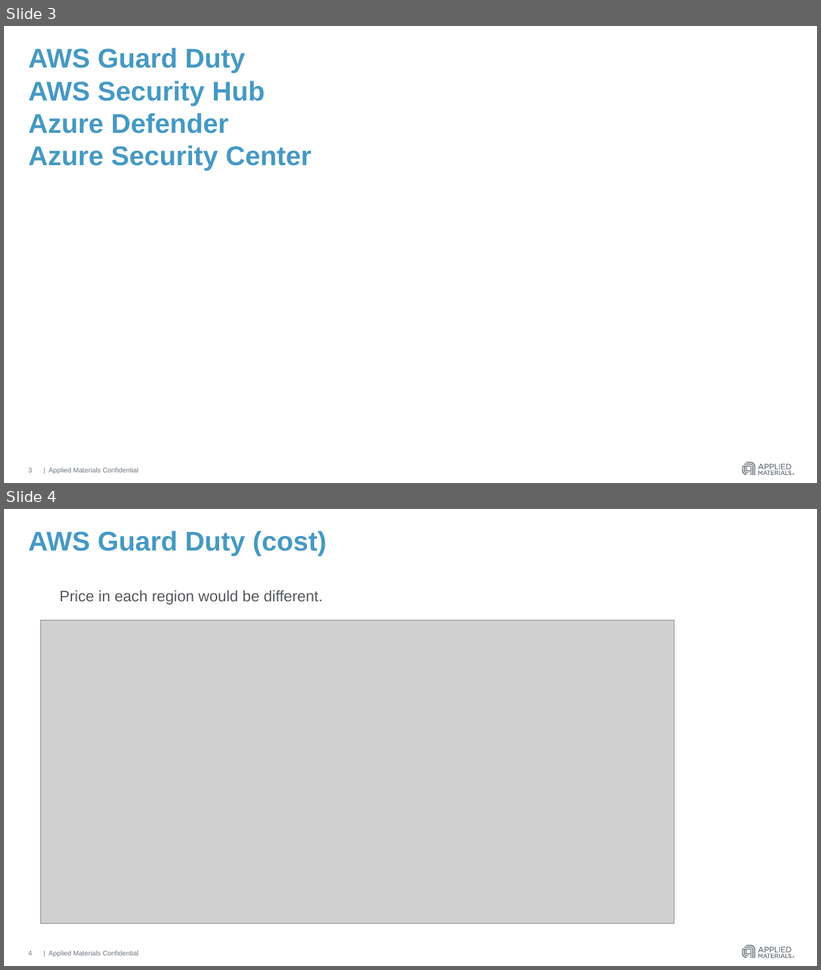
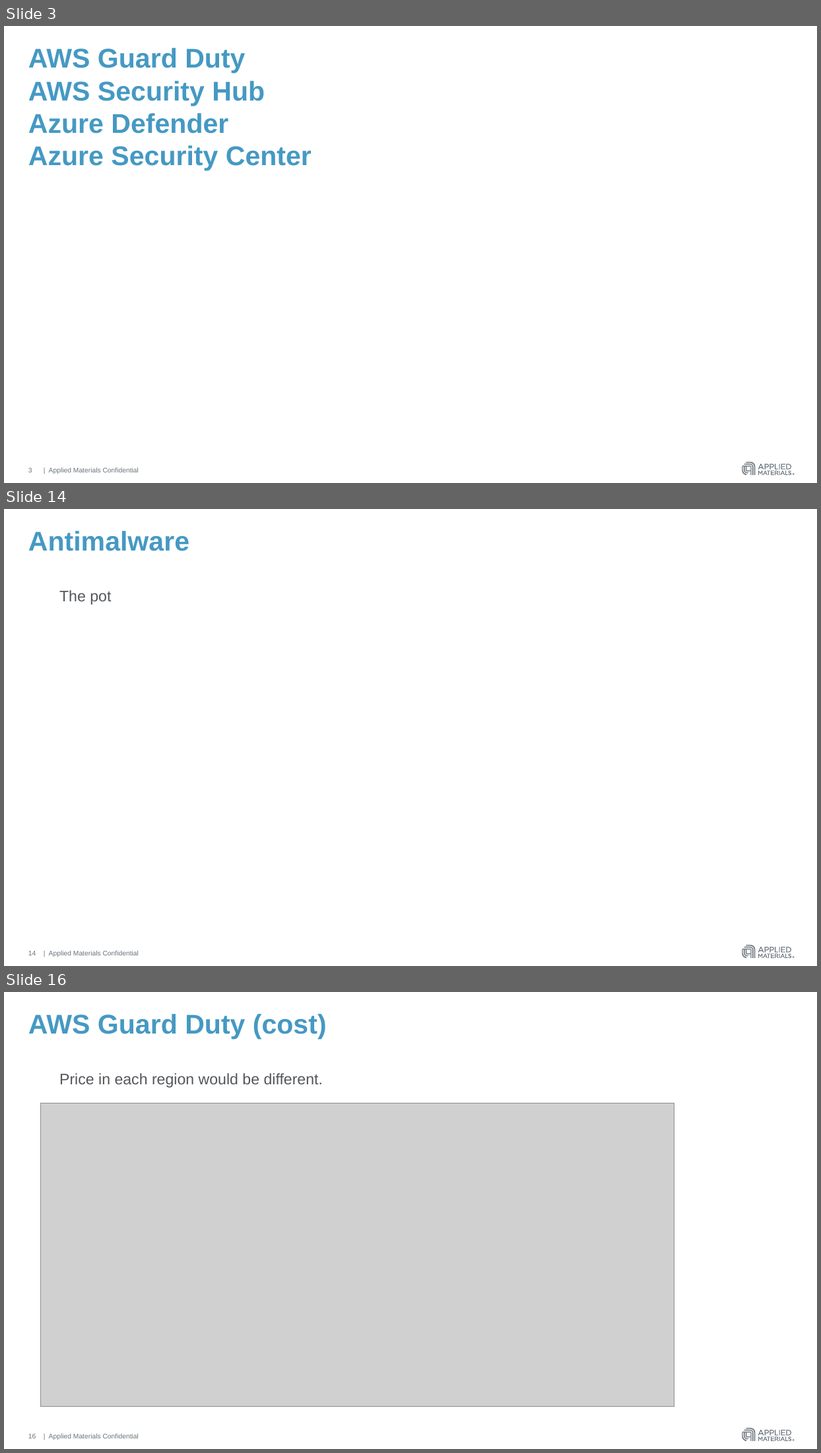
Before and after one commit to hmahajanHM/mytestrepo, a slide deck: AWS Guard Duty & Azure Security Center.pptx. Shown one above the other, each under a label of ours: slides 3 and 4 before the commit, slides 3, 14 and 16 after it; the slides between them are not shown. The pictures are 821x970 and 821x1453 pixels, drawn with LibreOffice and Linux fonts; fonts in the diff are those of the drawing; grey boxes stand for pictures. Boxes give left, top, right and bottom in pixels: in the first picture for what was removed or moved away, otherwise in the second. Text is boxed around its words. In the diff, an @@ line names an element or a change of style, - is before the commit and + after.

```diff
--- a/AWS Guard Duty & Azure Security Center.pptx
+++ b/AWS Guard Duty & Azure Security Center.pptx
@@ slide 14 added at (x1=4, y1=509, x2=817, y2=966), background #FFFFFF; not listed: 4 template elements that a slide beside it also shows @@
@@ title added at (x1=28, y1=531, x2=189, y2=551), 32 pt, text #4599C3, bold @@
+Antimalware
@@ text added at (x1=59, y1=590, x2=111, y2=605), 18 pt, text #53565A @@
+The pot
@@ page number added at (x1=28, y1=951, x2=36, y2=956), 8 pt, text #6A737B @@
+14
@@ what was slide 4 is now slide 16 @@
@@ page number at (x1=28, y1=1434, x2=36, y2=1439): text changed @@
-4
+16
```
Also in this commit, not shown: 1 slide changed, 12 other slides added.
